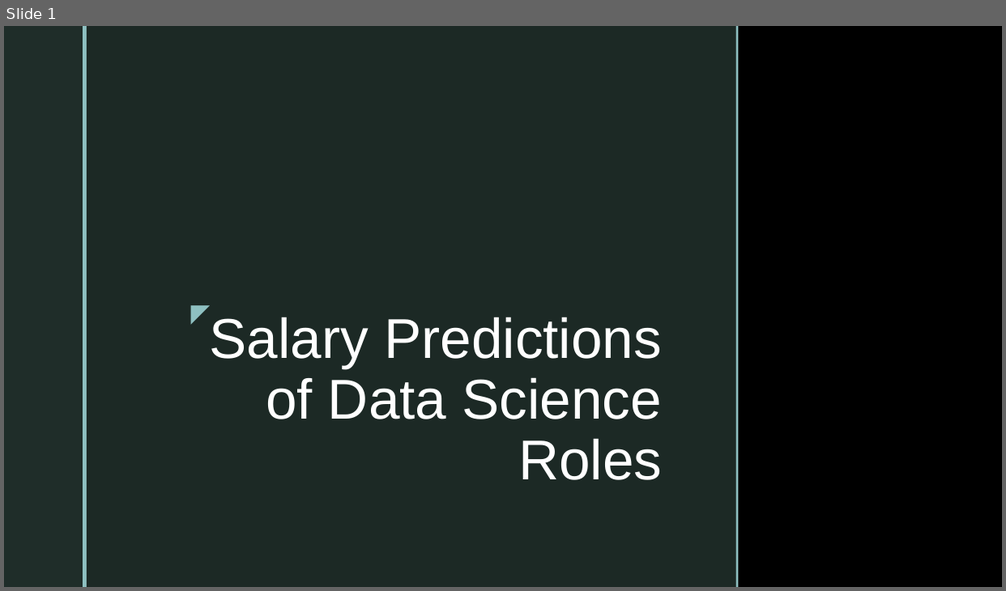
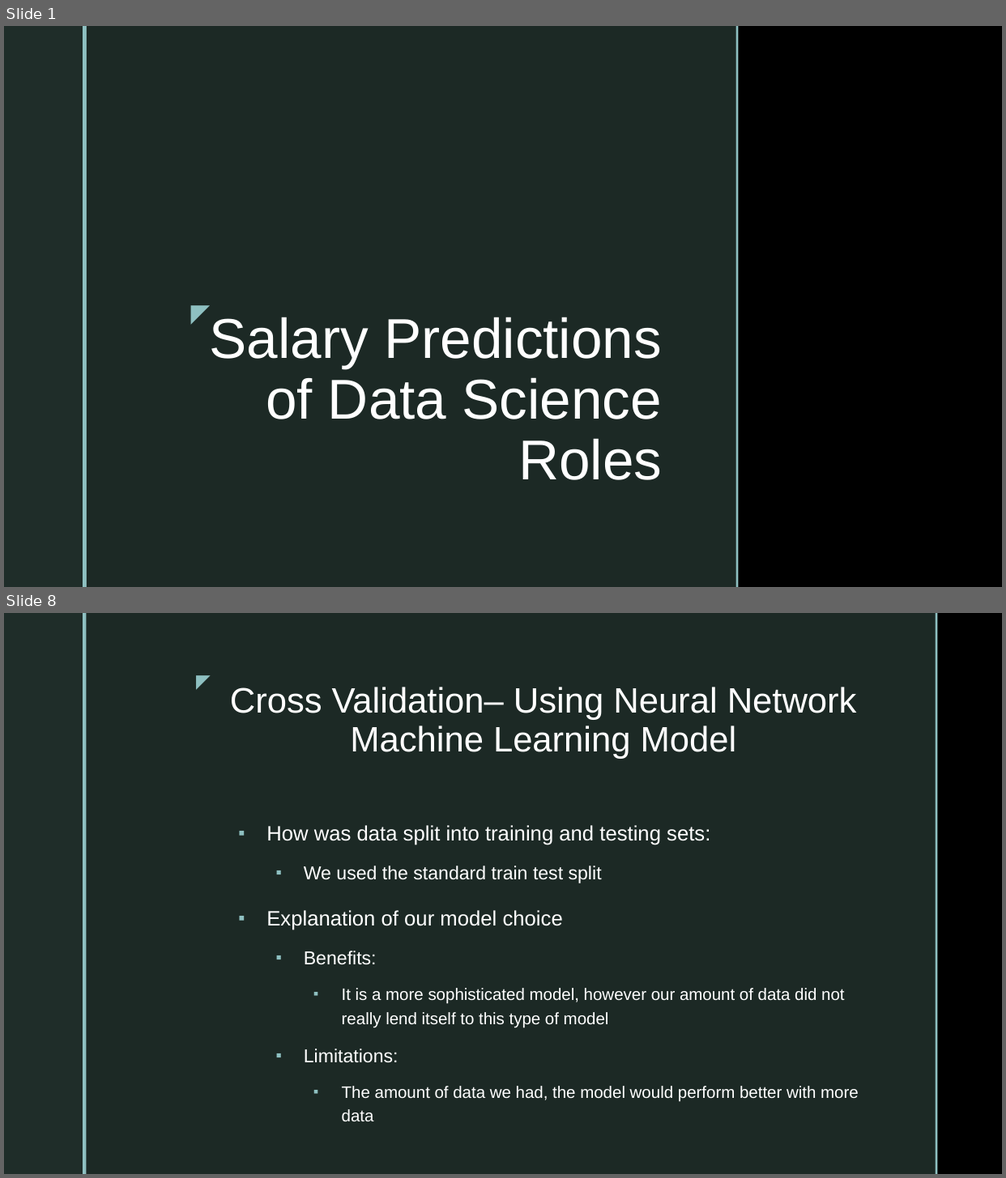
Before and after one commit to Sirius0531/final_project, a slide deck: 2nd Segment Project Deliverable/Deliverable2_Storyboard.pptx. Shown one above the other, each under a label of ours: slide 1 before the commit, slides 1 and 8 after it; the slides between them are not shown. The pictures are 1006x591 and 1006x1178 pixels, drawn with LibreOffice and Linux fonts; fonts in the diff are those of the drawing; background and template pictures are left out. Boxes give left, top, right and bottom in pixels: in the first picture for what was removed or moved away, otherwise in the second. Text is boxed around its words. In the diff, an @@ line names an element or a change of style, - is before the commit and + after.

```diff
--- a/2nd Segment Project Deliverable/Deliverable2_Storyboard.pptx
+++ b/2nd Segment Project Deliverable/Deliverable2_Storyboard.pptx
@@ slide 8 added at box(4, 613, 1002, 1174), background picture (left out); not listed: 2 template elements that a slide beside it also shows @@
@@ rectangle added at box(87, 613, 936, 1174), fill #1F2D29 at 92% opacity @@
@@ rectangle added at box(936, 613, 938, 1174), fill #8EC0C1 @@
@@ text added at box(184, 666, 217, 696), 18 pt, text #8EC0C1 @@
+◤
@@ title added at box(230, 687, 857, 759), 34 pt, text #FFFFFF @@
+Cross Validation– Using Neural Network
+Machine Learning Model
@@ text added at box(266, 825, 859, 1122), 16 pt, text #FFFFFF @@
+▪ How was data split into training and testing sets:
+  ▪ We used the standard train test split
+▪ Explanation of our model choice
+  ▪ Benefits:
+    ▪ It is a more sophisticated model, however our amount of data did not really lend itself to this type of model
+  ▪ Limitations:
+    ▪ The amount of data we had, the model would perform better with more data
```
Also in this commit, not shown: 7 slides changed, 3 other slides added, 1 slide removed.
